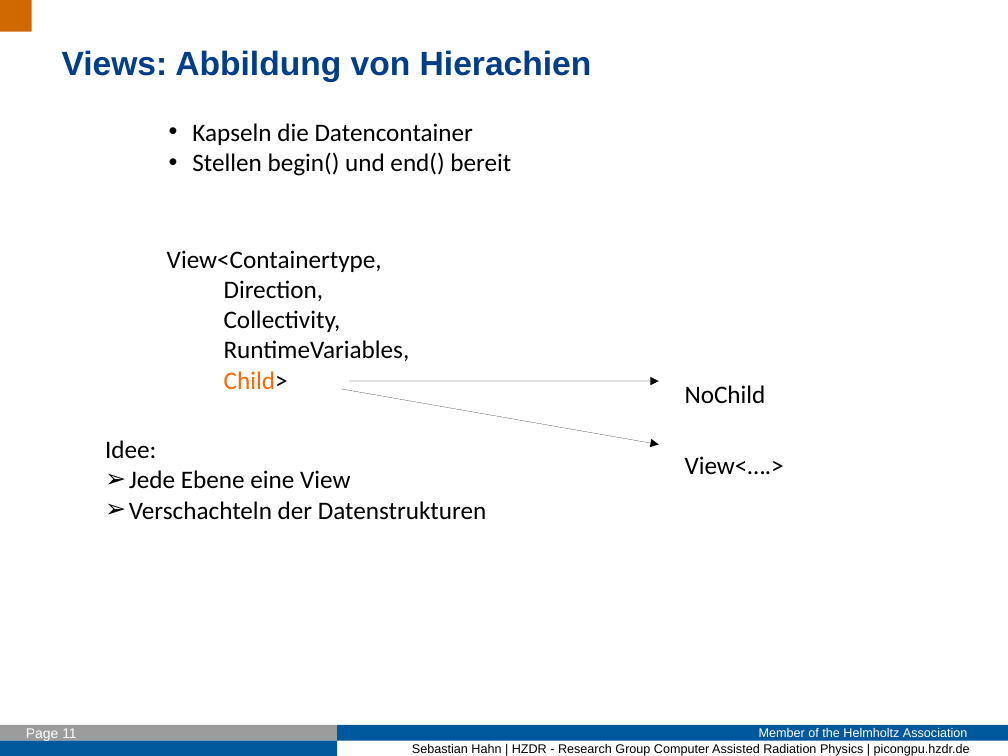
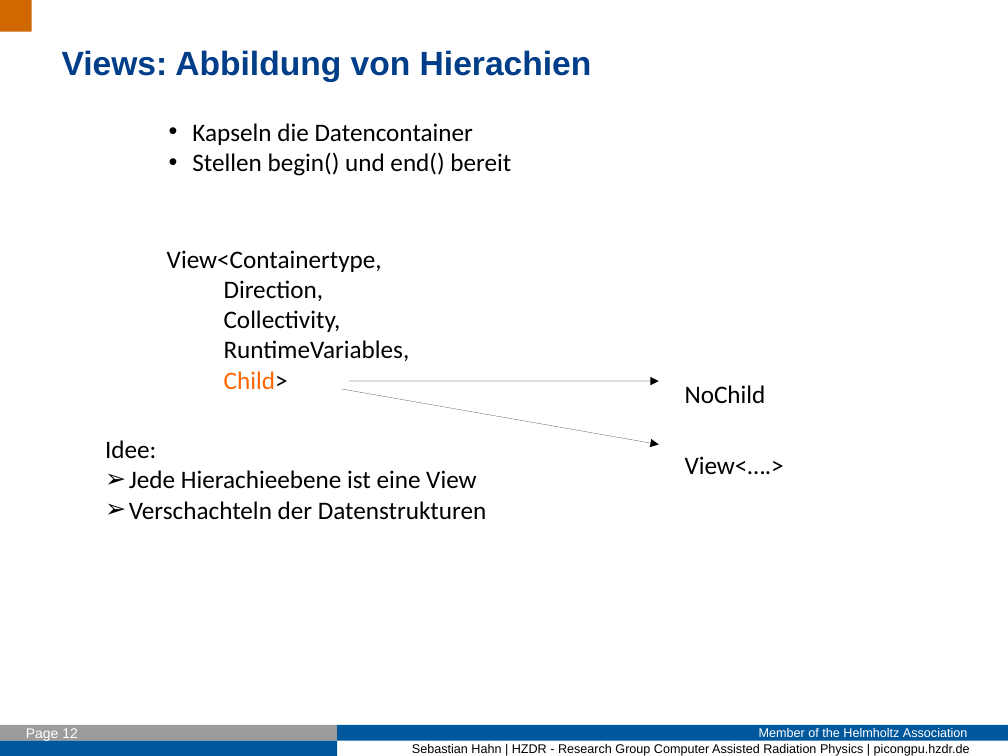
Before and after one commit to Fettpet/DeepIterator, a slide deck: slide 12 of Presi/2017_01_16_Intro.odp (slide 11 before the commit). Drawn at 1008x756 pixels with LibreOffice and Linux fonts; fonts in the diff are those of the drawing; background and template pictures are left out. Boxes give left, top, right and bottom in pixels: in the first picture for what was removed or moved away, otherwise in the second. Text is boxed around its words. In the diff, an @@ line names an element or a change of style, - is before the commit and + after.

```diff
--- a/Presi/2017_01_16_Intro.odp
+++ b/Presi/2017_01_16_Intro.odp
@@ text at box(129, 470, 476, 489): text changed @@
-➢ Jede Ebene eine View
+➢ Jede Hierachieebene ist eine View
@@ page number at box(26, 728, 78, 742): text changed @@
-Page 11
+Page 12
```
Also in this commit, not shown: 9 other slides changed, 6 slides added, 2 slides removed, 33 other files.
